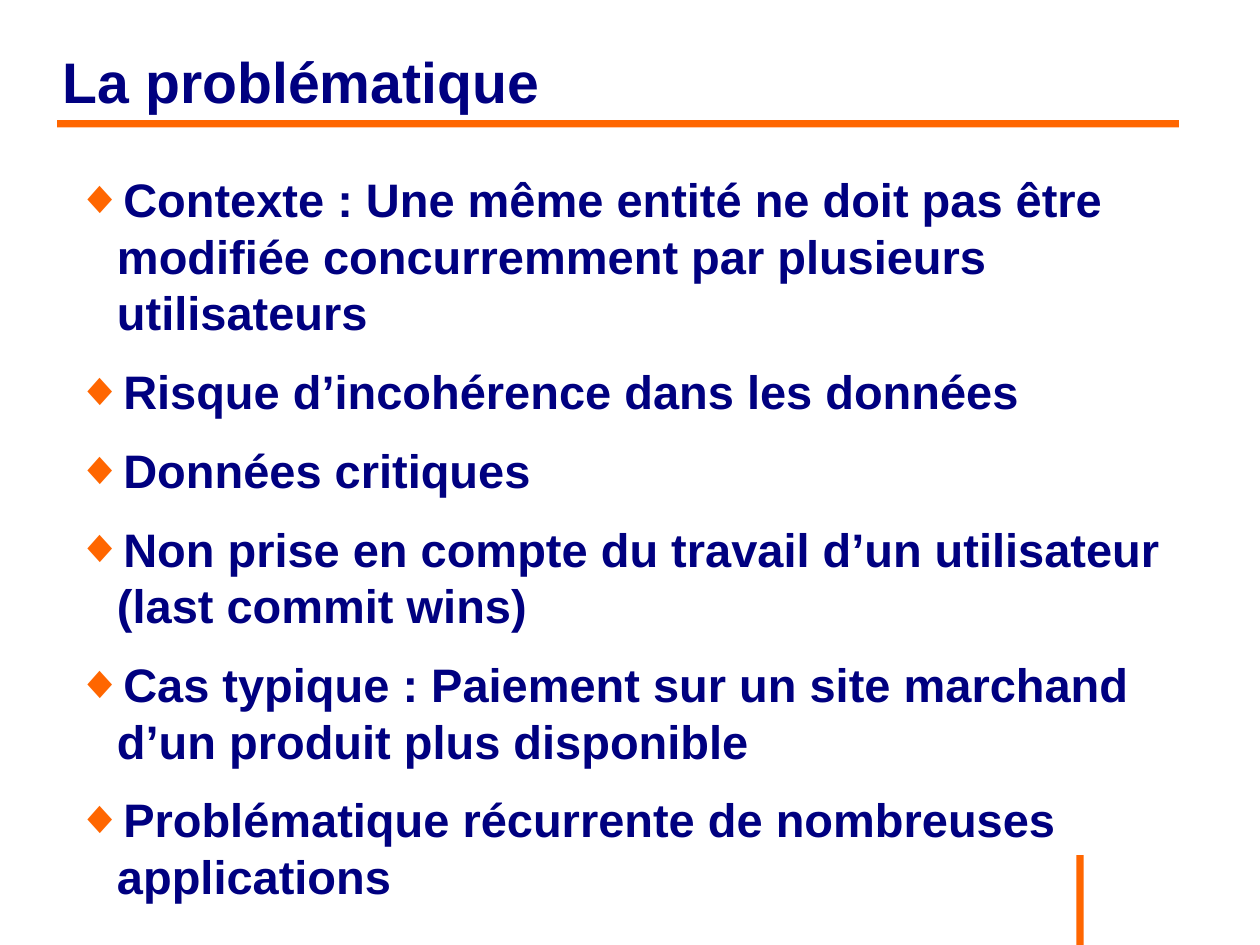
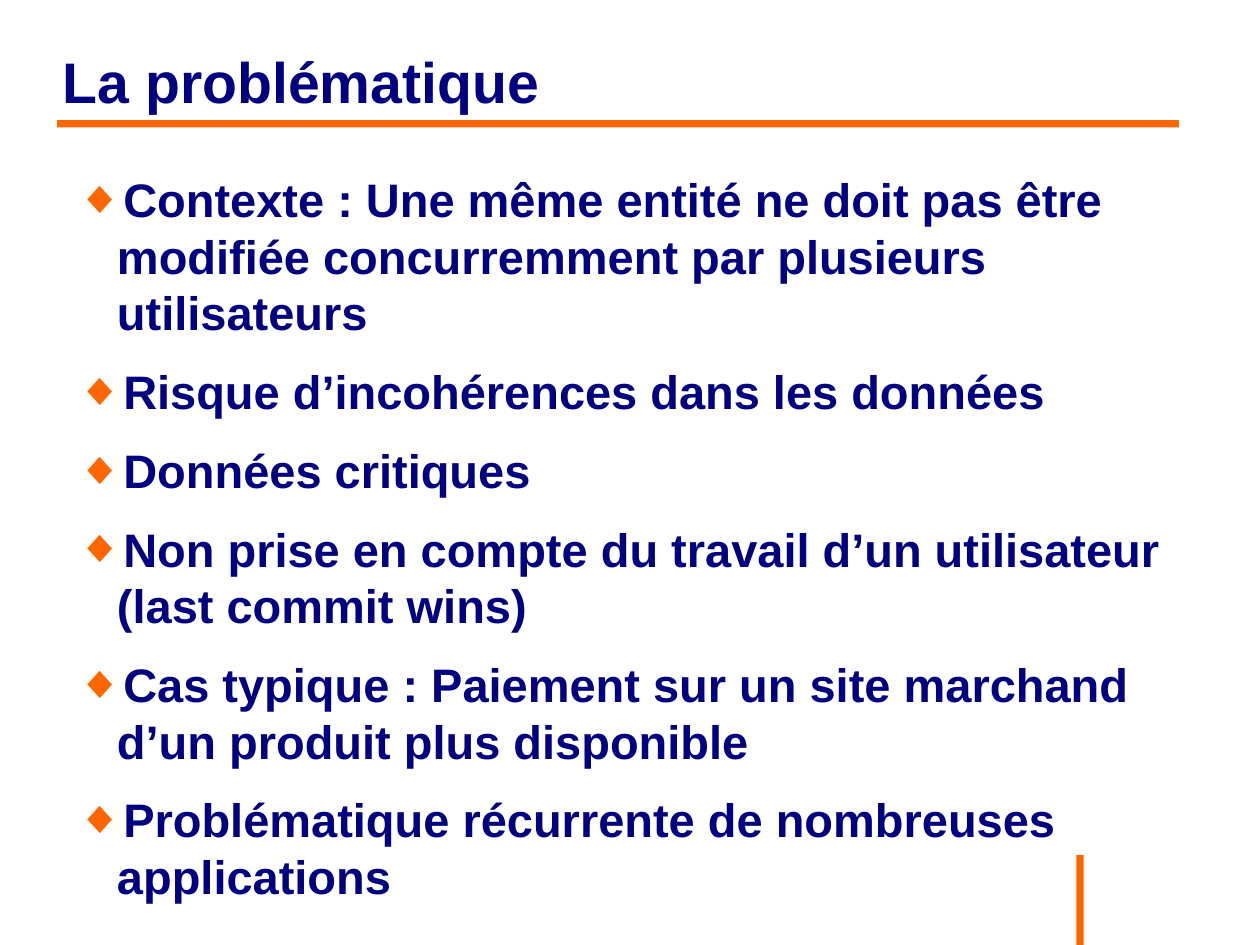
Before and after one commit to philphils/formation-hibernate-avancee, a slide deck: slide 82 of Documentation/diapo_formation_hibernate_avancee.odp. Drawn at 1260x945 pixels with LibreOffice and Linux fonts; fonts in the diff are those of the drawing; background and template pictures are left out. Boxes give left, top, right and bottom in pixels: in the first picture for what was removed or moved away, otherwise in the second. Text is boxed around its words. In the diff, an @@ line names an element or a change of style, - is before the commit and + after.

```diff
--- a/Documentation/diapo_formation_hibernate_avancee.odp
+++ b/Documentation/diapo_formation_hibernate_avancee.odp
@@ text at bbox=[123, 374, 1044, 418]: text changed @@
-◆ Risque d’incohérence dans les données
+◆ Risque d’incohérences dans les données
```
Also in this commit, not shown: 7 other slides changed, 9 slides added, 1 other file.
